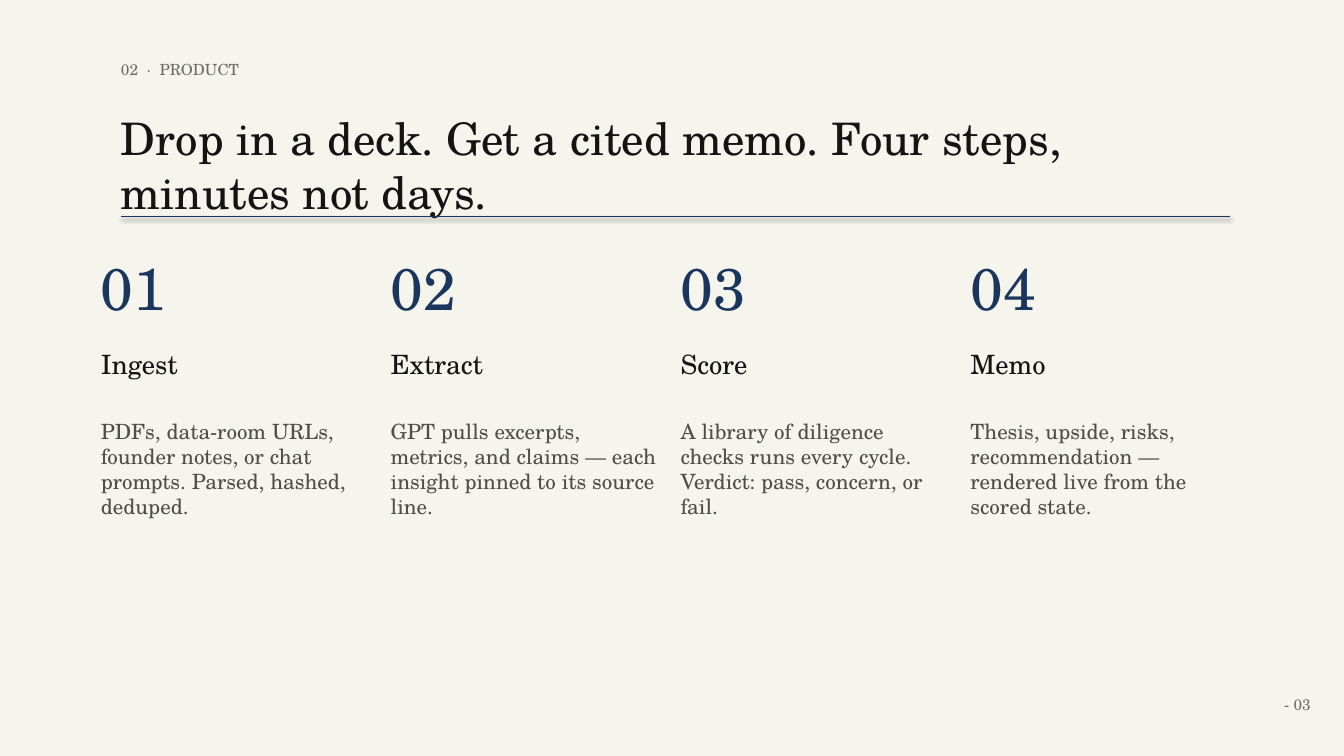
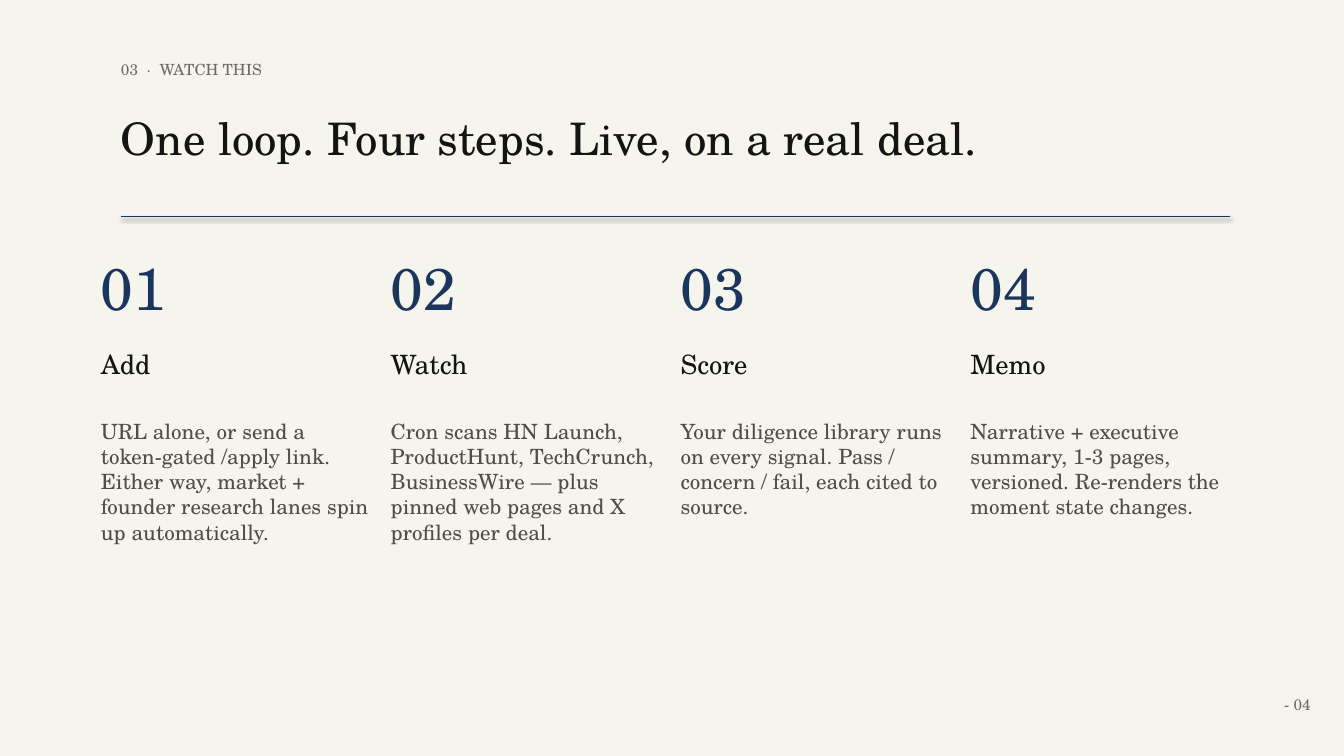
Before and after one commit to kndwin/capital, a slide deck: slide 4 of pitch-deck/capital-pitch-deck.pptx (slide 3 before the commit). Drawn at 1344x756 pixels with LibreOffice and Linux fonts; fonts in the diff are those of the drawing. Boxes give left, top, right and bottom in pixels: in the first picture for what was removed or moved away, otherwise in the second. Text is boxed around its words. In the diff, an @@ line names an element or a change of style, - is before the commit and + after.

Commit message:
feat: add application and market watch workflows

```diff
--- a/pitch-deck/capital-pitch-deck.pptx
+++ b/pitch-deck/capital-pitch-deck.pptx
@@ text at bbox=[121, 63, 262, 75]: text changed @@
-02 · PRODUCT
+03 · WATCH THIS
@@ text at bbox=[121, 122, 977, 164]: text changed @@
-Drop in a deck. Get a cited memo. Four steps, minutes not days.
+One loop. Four steps. Live, on a real deal.
@@ text at bbox=[101, 354, 151, 375]: text changed @@
-Ingest
+Add
@@ text at bbox=[391, 354, 468, 375]: text changed @@
-Extract
+Watch
@@ text at bbox=[101, 423, 368, 544]: text changed @@
-PDFs, data-room URLs, founder notes, or chat prompts. Parsed, hashed, deduped.
+URL alone, or send a token-gated /apply link. Either way, market + founder research lanes spin up automatically.
@@ text at bbox=[391, 423, 654, 544]: text changed @@
-GPT pulls excerpts, metrics, and claims — each insight pinned to its source line.
+Cron scans HN Launch, ProductHunt, TechCrunch, BusinessWire — plus pinned web pages and X profiles per deal.
@@ text at bbox=[681, 423, 942, 515]: text changed @@
-A library of diligence checks runs every cycle. Verdict: pass, concern, or fail.
+Your diligence library runs on every signal. Pass / concern / fail, each cited to source.
@@ text at bbox=[970, 424, 1219, 519]: text changed @@
-Thesis, upside, risks, recommendation — rendered live from the scored state.
+Narrative + executive summary, 1-3 pages, versioned. Re-renders the moment state changes.
@@ text at bbox=[1294, 699, 1311, 710]: text changed @@
-- 03
+- 04
```
Also in this commit, not shown: 2 other slides changed, 4 slides added, 3 slides removed, 57 other files.
